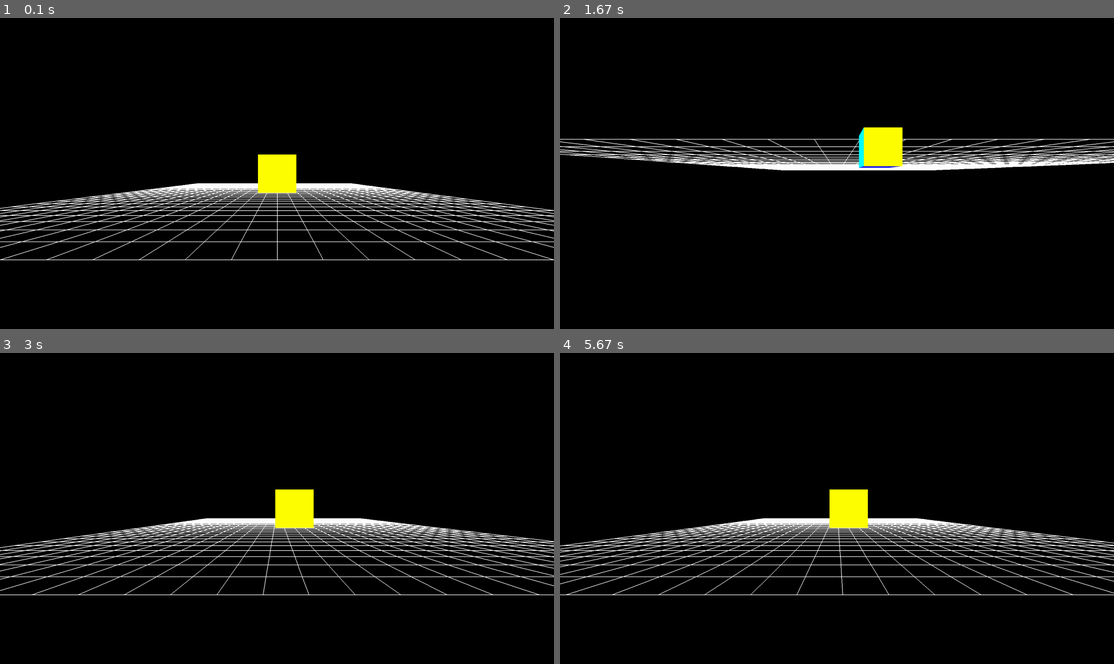
Above: before the commit, frames 1-4 (two rows, left to right).
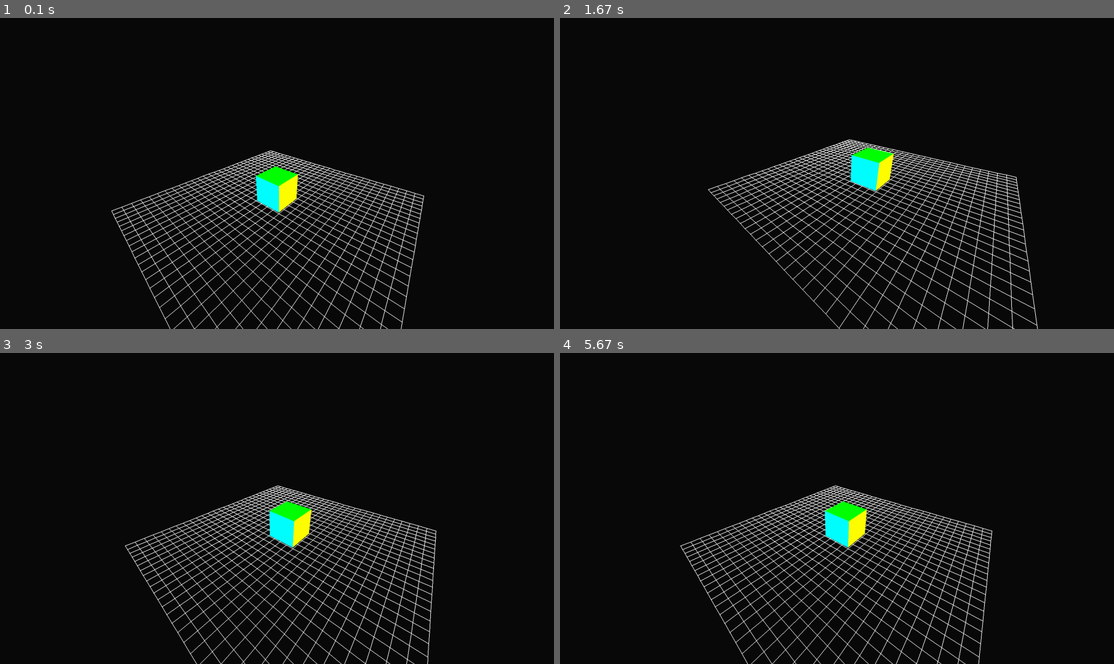
Above: after the commit, the same moments.

Repository: Josephbakulikira/Simple-3D-Graphic-pygame
Game: pygame game, started from main.py
The game is run twice, just before and just after one commit, with the same random seed, the same clock (stepped at 60 frames per second) and the same inputs.
Inputs (mouse positions are in pixels of both pictures, inside the frame that each line leads up to):
- Up to frame 1 (0.1 s): no input
- Up to frame 2 (1.67 s): hold Right 0.33-0.8 s; move the mouse to (814, 189) at 0.37 s; hold Up 0.83-1.3 s; move the mouse to (1014, 164) at 0.87 s; hold Right from 1.33 s (still down); move the mouse to (704, 176) at 1.37 s
- Up to frame 3 (3 s): release Right at 1.8 s; hold Left 1.83-2.37 s; move the mouse to (105, 461) at 1.87 s; hold Down 2.4-2.87 s; move the mouse to (360, 399) at 2.43 s; hold Left from 2.9 s (still down); move the mouse to (343, 536) at 2.93 s
- Up to frame 4 (5.67 s): release Left at 3.37 s; hold Up 3.4-3.87 s; move the mouse to (848, 402) at 3.43 s; hold Right 3.9-4.53 s; move the mouse to (637, 499) at 3.93 s; hold Down 4.57-5.03 s; move the mouse to (842, 542) at 4.6 s; hold Left 5.07-5.53 s; move the mouse to (820, 455) at 5.1 s; hold Right from 5.57 s (still down); move the mouse to (981, 558) at 5.6 s

The runs differ from the first frame. In frame 1, 12% of the frame differs, in the area x 0-100%, y 42-100%; in frame 2, 11%; in frame 3, 12%; in frame 4, 12%.

Commit message:
change initial rotation and initial position

Diff:
--- a/Tools/camera.py
+++ b/Tools/camera.py
@@ -1,15 +1,18 @@
 from Tools.Vector import Vector3, Vector2
 from Tools.matrix import *
+import math
 import pygame
 
 def rotationCam(val1, val2):
     return [ rotationX(val1), rotationY(val2) ]
 
 class Camera:
-    def __init__(self, position=Vector3(0, 0, -10), scale=600, distance=5):
+    def __init__(self, position=Vector3(0, 1, -12), scale=600, distance=5):
         self.position = position
-        self.rotation = rotationCam(0, 0)
-        self.r = Vector2(0, 0)
+
+        self.r = Vector2(-0.47507, -0.86499)#camera rotation x and camera rotation y
+
+        self.rotation = rotationCam(self.r.x, self.r.y)
         self.scale = scale
         self.distance = distance
         self.speed = 0.05
@@ -48,6 +51,7 @@
         self.r.x += y
         self.r.y += x
         self.rotation = rotationCam(self.r.x, self.r.y)
+        #print(self.r)
 
     def HandleMouseEvent2(self, x, y):
         self.position.x += x
--- a/Tools/constants.py
+++ b/Tools/constants.py
@@ -1,5 +1,5 @@
 Width = 1920
 Height = 1080
 Resolution = (Width, Height)
-BackgroundColor = (0, 0, 0)
+BackgroundColor = (10, 10,10)
 sens= 200 #mouse sensitivity
